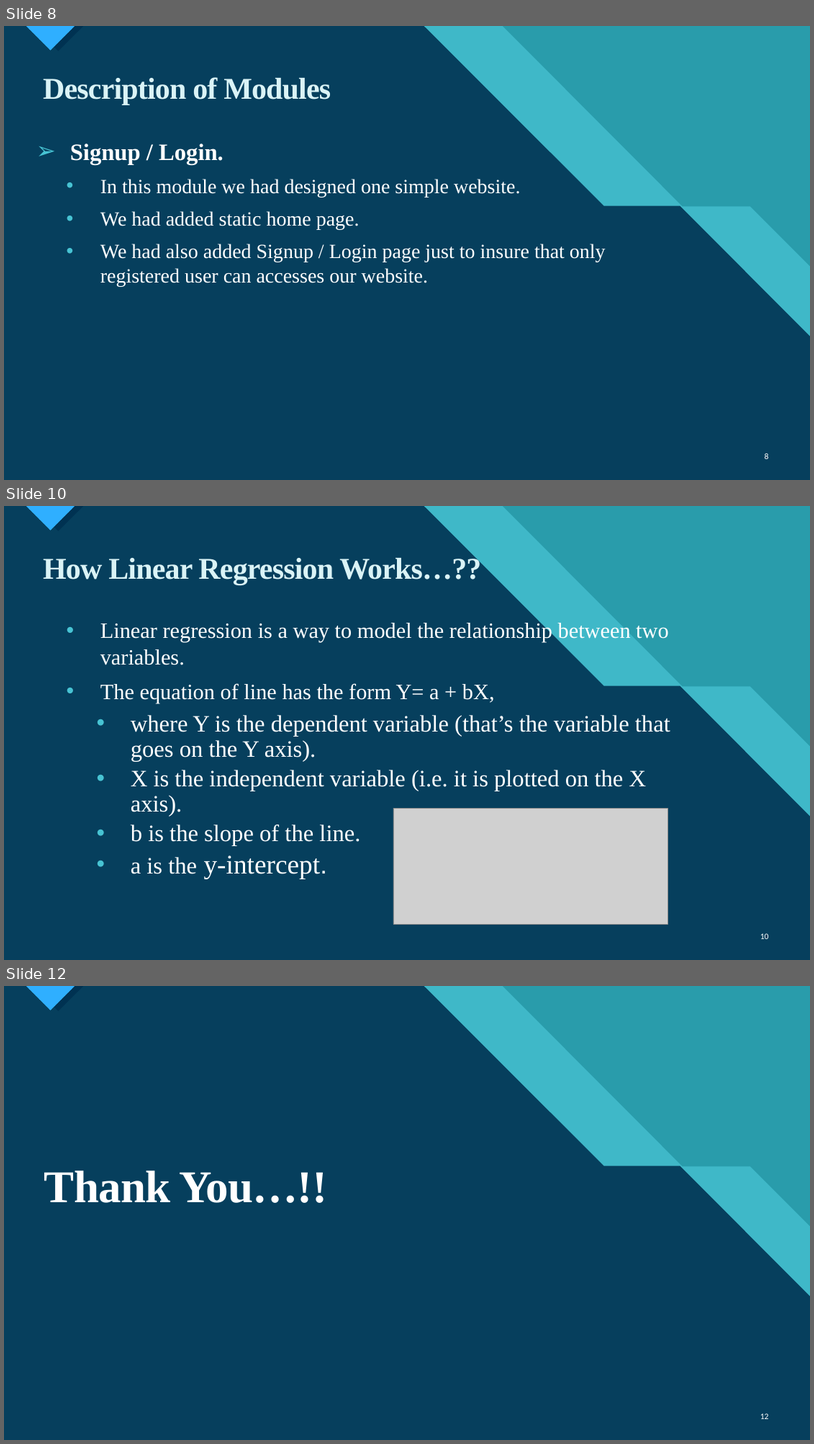
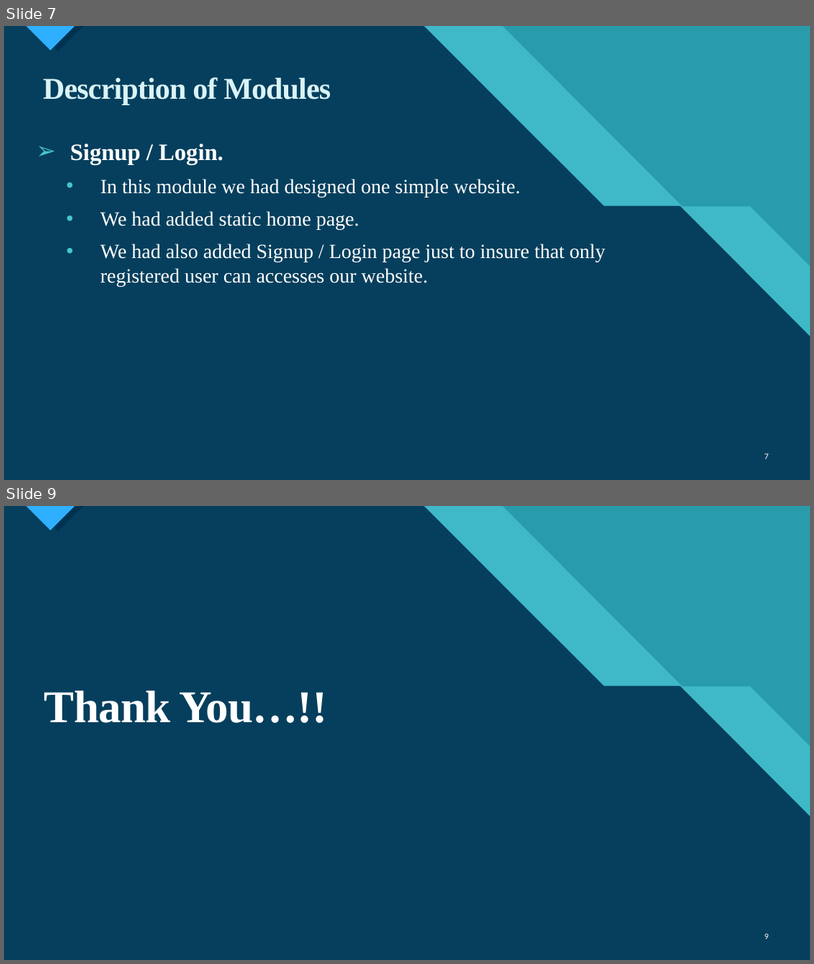
Before and after one commit to paramshah31/housePricePrediction, a slide deck: House Price Prediction.pptx. Shown one above the other, each under a label of ours: slides 8, 10 and 12 before the commit, slides 7 and 9 after it; the slides between them are not shown. The pictures are 814x1444 and 814x964 pixels, drawn with LibreOffice and Linux fonts; fonts in the diff are those of the drawing; grey boxes stand for pictures. Boxes give left, top, right and bottom in pixels: in the first picture for what was removed or moved away, otherwise in the second. Text is boxed around its words. In the diff, an @@ line names an element or a change of style, - is before the commit and + after.

```diff
--- a/House Price Prediction.pptx
+++ b/House Price Prediction.pptx
@@ slide 10 removed at [4, 506, 810, 960], background #47C3D3; not listed: 14 template elements that a slide beside it also shows @@
@@ title removed at [43, 555, 481, 584] @@
-How Linear Regression Works…??
@@ text removed at [100, 621, 671, 879] @@
-    • Linear regression is a way to model the relationship between two variables.
-    • The equation of line has the form Y= a + bX,
-      • where Y is the dependent variable (that’s the variable that goes on the Y axis).
-      • X is the independent variable (i.e. it is plotted on the X axis).
-      • b is the slope of the line.
-      • a is the y-intercept.
@@ picture removed at [394, 808, 669, 924] @@
@@ page number removed at [761, 933, 769, 939] @@
-10
@@ what was slide 8 is now slide 7 @@
@@ page number at [765, 453, 769, 459]: text changed @@
-8
+7
@@ what was slide 12 is now slide 9 @@
@@ page number at [765, 933, 769, 939]: text changed @@
-12
+9
```
Also in this commit, not shown: 3 slides changed, 2 other slides removed, 10 other files.
